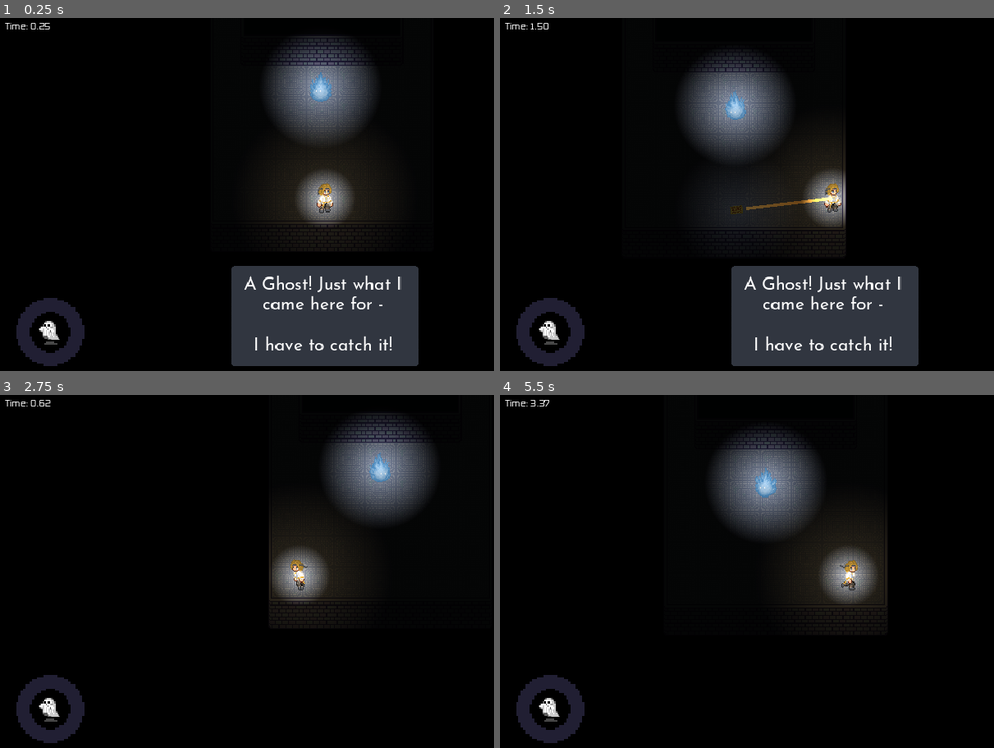
Above: before the commit, frames 1-4 (two rows, left to right).
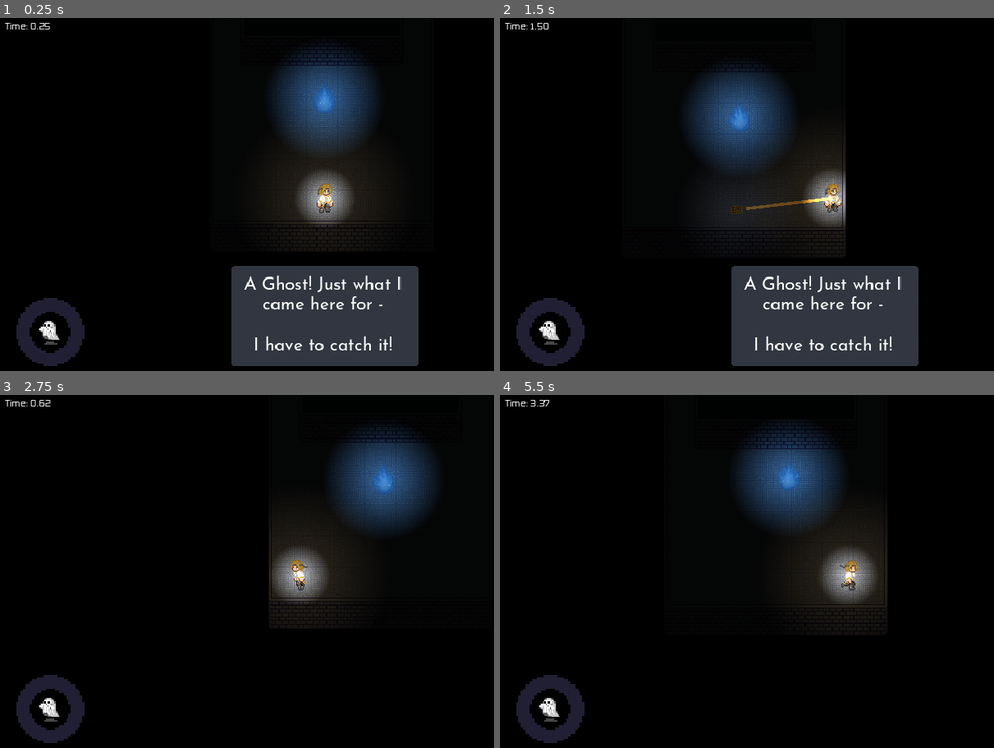
Above: after the commit, the same moments.

Repository: junyynyyn/Summer-Jam-2024
Game: Godot game, scene res://Scenes/Levels/Level1.tscn
Same seed, same stepped clock (60 frames per second), same inputs: the game is played once before the commit and once after it. This scene is started directly instead of the project's main scene.
Inputs (mouse positions are in pixels of both pictures, inside the frame that each line leads up to):
- Up to frame 1 (0.25 s): no input
- Up to frame 2 (1.5 s): tap E at 0.5 s; move the mouse to (969, 180) at 0.52 s; hold D (right) 0.53-1.25 s; click (969, 180) at 0.6 s; tap W (up) at 0.77 s; tap Enter at 1.25 s; drag from (692, 215) to (850, 198) at 1.27 s
- Up to frame 3 (2.75 s): tap Enter at 2 s; move the mouse to (390, 493) at 2.02 s; hold A (left) from 2.03 s (still down); tap R at 2.1 s
- Up to frame 4 (5.5 s): release A (left) at 2.75 s; drag from (791, 649) to (628, 518) at 2.77 s; move the mouse to (outside the picture) at 3.52 s; hold D (right) 3.53-4.25 s; tap E at 3.6 s; tap W (up) at 3.77 s; tap Enter at 4.25, 5 s; drag from (628, 518) to (727, 483) at 4.27 s; move the mouse to (855, 575) at 5.02 s; hold D (right) from 5.03 s (still down); click (855, 575) at 5.1 s

The runs differ from the first frame. In frame 1, 3.9% of the frame differs, in the area x 54-75%, y 5-38%; in frame 2, 4.1%; in frame 3, 4.0%; in frame 4, 5.5%, in the area x 42-70%, y 8-41%.

Commit message:
Eradicating turning ghosts

Diff:
--- a/UniMelb Game Jam/Scenes/Levels/Level1.tscn
+++ b/UniMelb Game Jam/Scenes/Levels/Level1.tscn
@@ -6,7 +6,6 @@
 [ext_resource type="Texture2D" uid="uid://h18l58ni77lq" path="res://Sprites/UI/Title-less panel.png" id="3_uq3vk"]
 [ext_resource type="Texture2D" uid="uid://d04a2mgrajs6r" path="res://Sprites/Unused/light.webp" id="3_ysdjt"]
 [ext_resource type="FontFile" uid="uid://b6pvaw02h3ynf" path="res://Sprites/UI/JosefinSans-Regular.ttf" id="4_gaefc"]
-[ext_resource type="PackedScene" uid="uid://ii8dc3g05ti5" path="res://Scenes/Enemies/Turning Ghost.tscn" id="4_mbat5"]
 [ext_resource type="PackedScene" uid="uid://k0ennervu7tv" path="res://Scenes/Enemies/Tutorial Ghost.tscn" id="5_2kt7n"]
 [ext_resource type="PackedScene" uid="uid://wwgwxru6aw8v" path="res://Scenes/Objects/Pedestal.tscn" id="7_l2qfa"]
 [ext_resource type="Script" path="res://Scripts/Tutorial Prompts.gd" id="10_8b27o"]
@@ -62,8 +61,8 @@
 [node name="Running Ghost" parent="Ghosts" index="0" instance=ExtResource("2_lvkg5")]
 position = Vector2(111, 177)
 
-[node name="Turning Ghost" parent="Ghosts" index="1" instance=ExtResource("4_mbat5")]
-position = Vector2(110, 468)
+[node name="Running Ghost2" parent="Ghosts" index="1" instance=ExtResource("2_lvkg5")]
+position = Vector2(114, 480)
 
 [node name="Tutorial Ghost" parent="Ghosts" index="2" instance=ExtResource("5_2kt7n")]
 position = Vector2(112, -28)
--- a/UniMelb Game Jam/Scenes/Levels/Level7.tscn
+++ b/UniMelb Game Jam/Scenes/Levels/Level7.tscn
@@ -8,7 +8,6 @@
 [ext_resource type="PackedScene" uid="uid://ddtqkme5jcwp6" path="res://Scenes/Enemies/Mirrored Ghost.tscn" id="4_wf0vb"]
 [ext_resource type="PackedScene" uid="uid://cguvwquhnifu3" path="res://Scenes/Enemies/Running Ghost.tscn" id="5_udbc6"]
 [ext_resource type="PackedScene" uid="uid://cdrqjrhwbo643" path="res://Scenes/Enemies/Vanishing Ghost.tscn" id="6_unke2"]
-[ext_resource type="PackedScene" uid="uid://ii8dc3g05ti5" path="res://Scenes/Enemies/Turning Ghost.tscn" id="8_ilx8u"]
 
 [node name="Level" groups=["Level7"] instance=ExtResource("1_1067e")]
 level_name = "Level7"
@@ -18,6 +17,9 @@
 TwoStar = 14.0
 ThreeStar = 12.0
 Gold = 11.0
+
+[node name="UI" parent="." index="0"]
+visible = false
 
 [node name="TileMap" parent="." index="1"]
 layer_0/tile_data = PackedInt32Array(458759, 65540, 1, 458760, 65540, 1, 458761, 65540, 1, 524297, 65540, 1, 589832, 65 …(6524 unchanged characters)…
@@ -72,11 +74,11 @@
 [node name="Running Ghost" parent="Ghosts" index="11" instance=ExtResource("5_udbc6")]
 position = Vector2(639, 178)
 
-[node name="Turning Ghost" parent="Ghosts" index="12" instance=ExtResource("8_ilx8u")]
-position = Vector2(645, 391)
+[node name="Running Ghost4" parent="Ghosts" index="12" instance=ExtResource("5_udbc6")]
+position = Vector2(644, 397)
 
-[node name="Turning Ghost2" parent="Ghosts" index="13" instance=ExtResource("8_ilx8u")]
-position = Vector2(865, 186)
+[node name="Running Ghost3" parent="Ghosts" index="13" instance=ExtResource("5_udbc6")]
+position = Vector2(874, 177)
 
 [node name="Running Ghost2" parent="Ghosts" index="14" instance=ExtResource("5_udbc6")]
 position = Vector2(868, 390)
Not shown: 1 places in UniMelb Game Jam/Scenes/Levels/Level1.tscn that only renumber resources
Not shown: 1 places in UniMelb Game Jam/Scenes/Levels/Level7.tscn that only renumber resources
